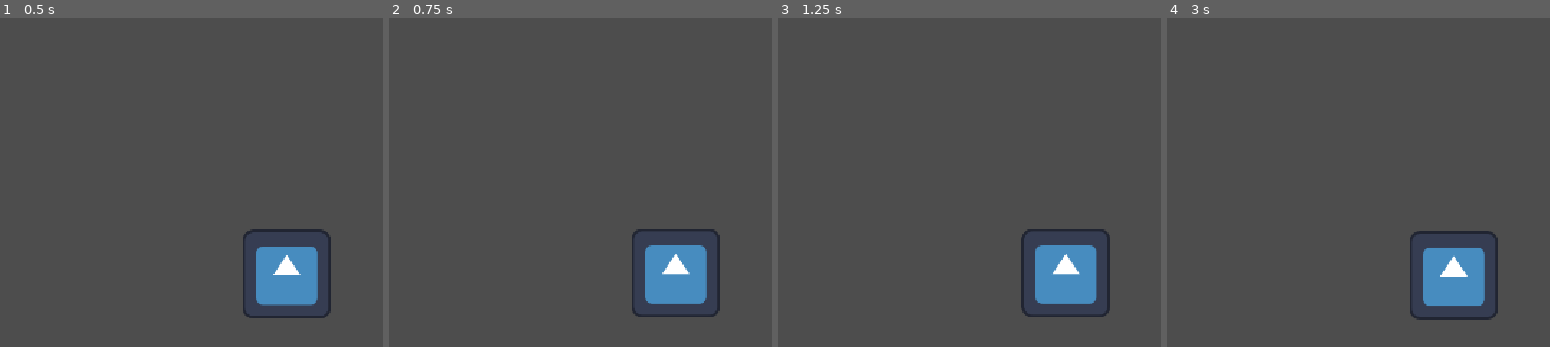
Above: before the commit, frames 1-4 (left to right).
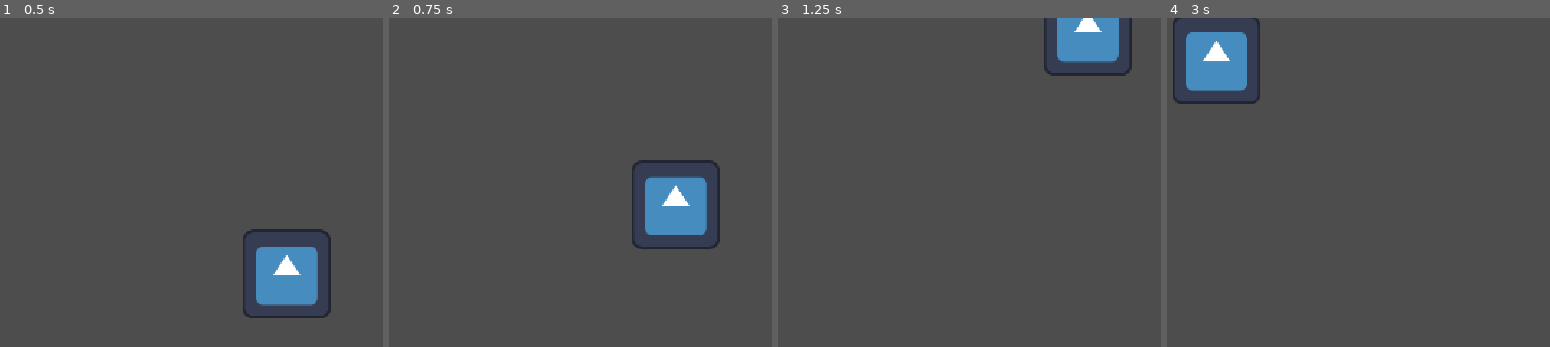
Above: after the commit, the same moments.

Repository: glasswave03/szakdolgozat
Game: Godot game, scene res://Scenes/World/test_world.tscn
The game is run twice, just before and just after one commit, with the same random seed, the same clock (stepped at 60 frames per second) and the same inputs. The project has no main scene, so this scene is started directly. The engine's default icon, where the game draws it, is replaced by a stand-in: a white triangle on a blue panel in a dark square.
Inputs (mouse positions are in pixels of both pictures, inside the frame that each line leads up to):
- Up to frame 1 (0.5 s): no input
- Up to frame 2 (0.75 s): tap Enter at 0.5 s; move the mouse to (outside the picture) at 0.52 s; hold Down (camera_down) from 0.53 s (still down)
- Up to frame 3 (1.25 s): keep holding Down (camera_down); tap Left (camera_left) at 0.8 s
- Up to frame 4 (3 s): move the mouse to (1251, 264) at 1.27 s; release Down (camera_down) at 1.28 s; hold S 1.28-2.03 s; tap Left (camera_left) at 1.35 s; tap Right (camera_right) at 1.55 s; tap Space at 2 s; move the mouse to (1488, 143) at 2.02 s; hold Right (camera_right) 2.03-2.78 s; tap Up (camera_up) at 2.3, 2.85 s; move the mouse to (1369, 333) at 2.77 s

Frame 1 is identical in both runs. In frame 2, 6.9% of the frame differs, in the area x 63-87%, y 43-91%; in frame 3, 6.3%; in frame 4, 7.1%, in the area x 1-87%, y 0-92%.

Commit message:
basic character movement

Diff:
--- a/Scenes/Units/base_unit.tscn
+++ b/Scenes/Units/base_unit.tscn
@@ -1,13 +1,18 @@
 [gd_scene format=3 uid="uid://dckh32rd78p2d"]
 
-[ext_resource type="Script" uid="uid://bn2vaamhphpjd" path="res://Scripts/Units/unit.gd" id="1_bkgmb"]
+[ext_resource type="Script" uid="uid://bn2vaamhphpjd" path="res://Scripts/Units/base_unit.gd" id="1_bkgmb"]
 [ext_resource type="Texture2D" uid="uid://curl474s8liu4" path="res://icon.svg" id="2_1vmcs"]
 
-[node name="BaseUnit" type="Node2D" unique_id=1585188856]
+[sub_resource type="RectangleShape2D" id="RectangleShape2D_q5kjn"]
+size = Vector2(122, 122)
+
+[node name="BaseUnit" type="CharacterBody2D" unique_id=274065641]
 script = ExtResource("1_bkgmb")
-health = null
 
 [node name="NavigationAgent" type="NavigationAgent2D" parent="." unique_id=423229197]
 
 [node name="Sprite" type="Sprite2D" parent="." unique_id=1947353019]
 texture = ExtResource("2_1vmcs")
+
+[node name="CollisionShape2D" type="CollisionShape2D" parent="." unique_id=973093022]
+shape = SubResource("RectangleShape2D_q5kjn")
--- /dev/null
+++ b/Scripts/Units/base_unit.gd
@@ -0,0 +1,40 @@
+class_name BaseUnit extends CharacterBody2D
+
+signal death
+signal damaged
+
+const SPEED = 100.0
+const VICINITY = Vector2(10.0, 10.0)
+
+@export var health := 10.0:
+	set = set_health
+
+var target
+
+func _physics_process(delta: float) -> void:
+	if target == position:
+		velocity = Vector2.ZERO
+	if Input.is_action_pressed("mouse_right"):
+		target = get_local_mouse_position()
+		velocity = target.normalized() * SPEED
+
+	move_and_slide()
+
+func _input(event: InputEvent) -> void:
+	if event is InputEventKey and event.pressed:
+		if event.keycode == KEY_S:
+			velocity = Vector2.ZERO
+
+func in_vicinity_of(target):
+	position - VICINITY
+	position + VICINITY
+
+func set_health(value):
+	if value > health:
+		health = 0
+		death.emit()
+		return
+
+	health = value
+	if value < 0:
+		damaged.emit()
--- a/Scripts/Units/unit.gd
+++ /dev/null
@@ -1,17 +0,0 @@
-class_name BaseUnit extends Node2D
-
-signal death
-signal damaged
-
-@export var health := 10.0:
-	set = set_health
-
-func set_health(value):
-	if value > health:
-		health = 0
-		death.emit()
-		return
-
-	health = value
-	if value < 0:
-		damaged.emit()
--- a/Scripts/World/test_world.gd
+++ b/Scripts/World/test_world.gd
@@ -1,25 +1,44 @@
 extends Node2D
 
-const CAMERA_SPEED = 100.0
+const MAX_ZOOM = Vector2(2.0, 2.0)
+const MIN_ZOOM = Vector2(0.5, 0.5)
+
+@export var camera_speed = 500.0
+@export var scroll_speed = Vector2(0.11, 0.11)
+
+func _process(delta: float) -> void:
+	move_camera_left()
+	move_camera_right()
+	move_camera_up()
+	move_camera_down()
+
 
 func _input(event: InputEvent) -> void:
-	if event.is_action_pressed("camera_left"):
-		move_camera_left()
-	if event.is_action_pressed("camera_right"):
-		move_camera_right()
-	if event.is_action_pressed("camera_up"):
-		move_camera_up()
-	if event.is_action_pressed("camera_down"):
-		move_camera_down()
+	zoom_camera_in(event)
+	zoom_camera_out(event)
 
 func move_camera_left():
-	%Camera.position.x -= CAMERA_SPEED * get_process_delta_time()
+	if Input.is_action_pressed("camera_left"):
+		%Camera.position.x -= camera_speed * get_process_delta_time()
 
 func move_camera_right():
-	%Camera.position.x += CAMERA_SPEED * get_process_delta_time()
+	if Input.is_action_pressed("camera_right"):
+		%Camera.position.x += camera_speed * get_process_delta_time()
 
 func move_camera_up():
-	%Camera.position.y -= CAMERA_SPEED * get_process_delta_time()
+	if Input.is_action_pressed("camera_up"):
+		%Camera.position.y -= camera_speed * get_process_delta_time()
 
 func move_camera_down():
-	%Camera.position.y += CAMERA_SPEED * get_process_delta_time()
+	if Input.is_action_pressed("camera_down"):
+		%Camera.position.y += camera_speed * get_process_delta_time()
+
+func zoom_camera_in(event):
+	if event.is_action_pressed("scroll_up") and %Camera.zoom <= MAX_ZOOM:
+		%Camera.zoom += scroll_speed
+		print(%Camera.zoom)
+
+func zoom_camera_out(event):
+	if event.is_action_pressed("scroll_down") and %Camera.zoom >= MIN_ZOOM:
+		%Camera.zoom -= scroll_speed
+		print(%Camera.zoom)
--- a/project.godot
+++ b/project.godot
@@ -45,6 +45,26 @@
 "events": [Object(InputEventKey,"resource_local_to_scene":false,"resource_name":"","device":-1,"window_id":0,"alt_press …(195 unchanged characters)…
 ]
 }
+scroll_up={
+"deadzone": 0.2,
+"events": [Object(InputEventMouseButton,"resource_local_to_scene":false,"resource_name":"","device":-1,"window_id":0,"alt_pressed":false,"shift_pressed":false,"ctrl_pressed":false,"meta_pressed":false,"button_mask":8,"position":Vector2(203, 28),"global_position":Vector2(215, 88),"factor":1.0,"button_index":4,"canceled":false,"pressed":true,"double_click":false,"script":null)
+]
+}
+scroll_down={
+"deadzone": 0.2,
+"events": [Object(InputEventMouseButton,"resource_local_to_scene":false,"resource_name":"","device":-1,"window_id":0,"alt_pressed":false,"shift_pressed":false,"ctrl_pressed":false,"meta_pressed":false,"button_mask":16,"position":Vector2(295, 18),"global_position":Vector2(307, 78),"factor":1.0,"button_index":5,"canceled":false,"pressed":true,"double_click":false,"script":null)
+]
+}
+mouse_right={
+"deadzone": 0.2,
+"events": [Object(InputEventMouseButton,"resource_local_to_scene":false,"resource_name":"","device":-1,"window_id":0,"alt_pressed":false,"shift_pressed":false,"ctrl_pressed":false,"meta_pressed":false,"button_mask":2,"position":Vector2(248, 20),"global_position":Vector2(260, 80),"factor":1.0,"button_index":2,"canceled":false,"pressed":true,"double_click":false,"script":null)
+]
+}
+mouse_left={
+"deadzone": 0.2,
+"events": [Object(InputEventMouseButton,"resource_local_to_scene":false,"resource_name":"","device":-1,"window_id":0,"alt_pressed":false,"shift_pressed":false,"ctrl_pressed":false,"meta_pressed":false,"button_mask":1,"position":Vector2(181, 20),"global_position":Vector2(193, 80),"factor":1.0,"button_index":1,"canceled":false,"pressed":true,"double_click":false,"script":null)
+]
+}
 
 [physics]
 
Renamed: Scripts/Units/unit.gd.uid -> Scripts/Units/base_unit.gd.uid
